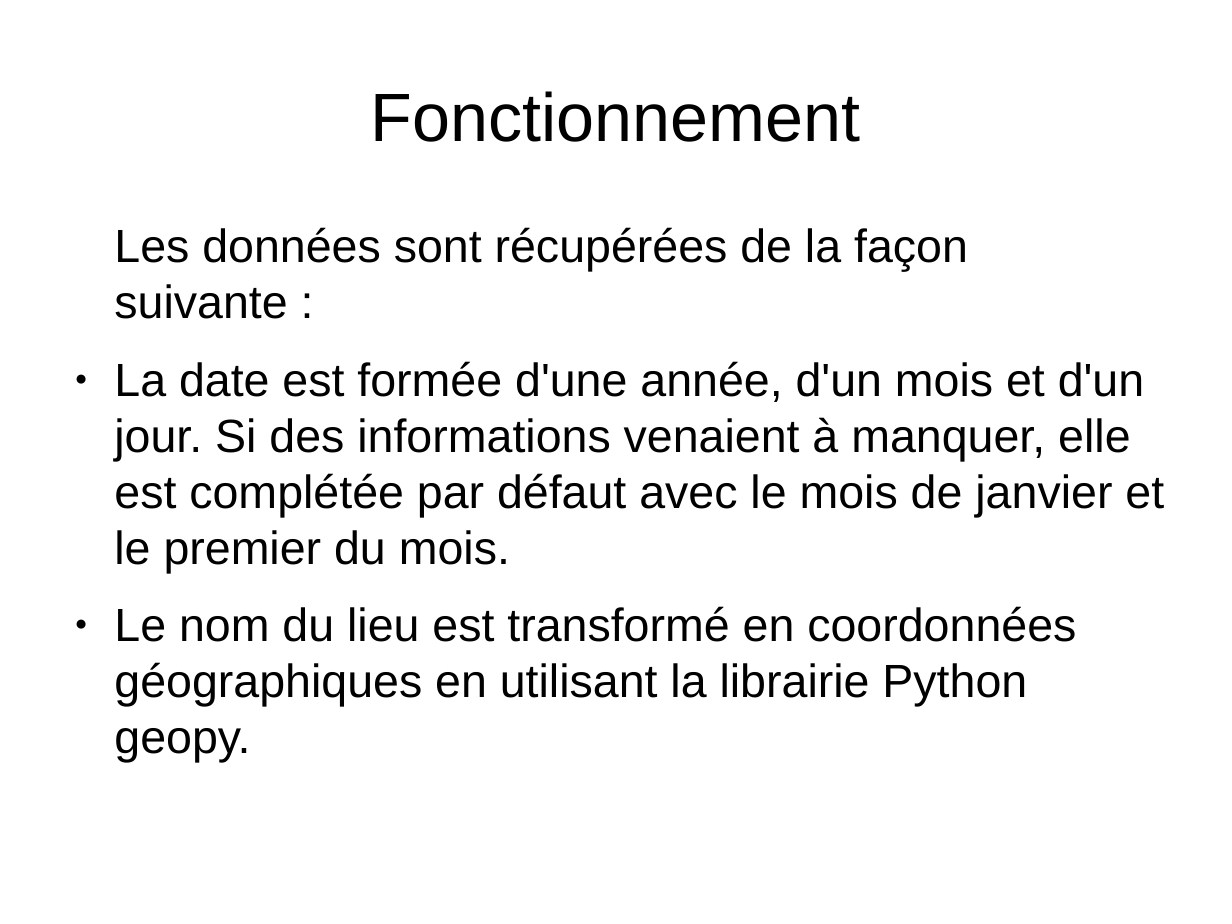
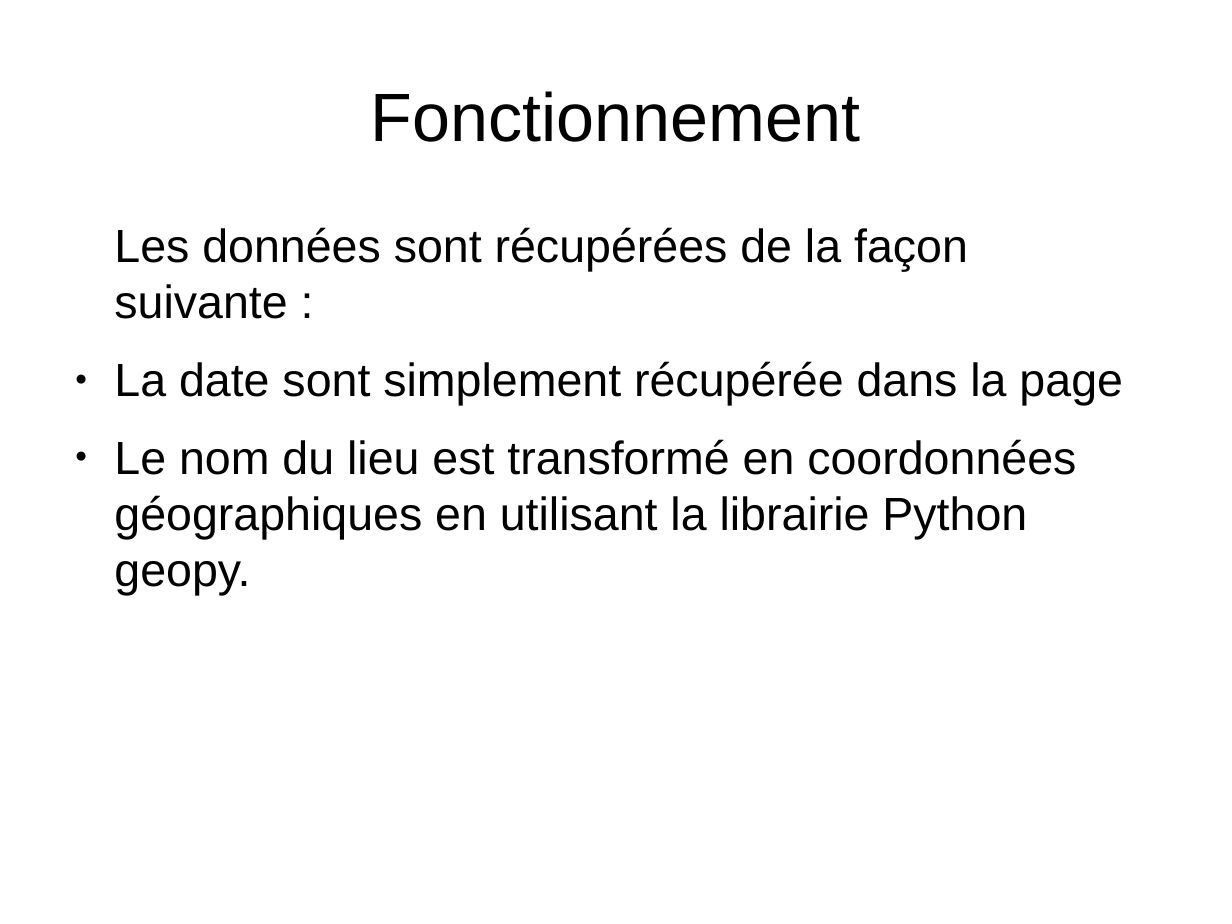
Before and after one commit to roblan11/BioPathBot, a slide deck: slide 3 of presentation/BioPathBot.odp. Drawn at 1232x924 pixels with LibreOffice and Linux fonts; fonts in the diff are those of the drawing. Boxes give left, top, right and bottom in pixels: in the first picture for what was removed or moved away, otherwise in the second. Text is boxed around its words. In the diff, an @@ line names an element or a change of style, - is before the commit and + after.

```diff
--- a/presentation/BioPathBot.odp
+++ b/presentation/BioPathBot.odp
@@ text at bbox=[114, 361, 1123, 405]: text changed @@
-● La date est formée d'une année, d'un mois et d'un jour. Si des informations venaient à manquer, elle est complétée par défaut avec le mois de janvier et le premier du mois.
+● La date sont simplement récupérée dans la page
```
Also in this commit, not shown: 1 other file.
